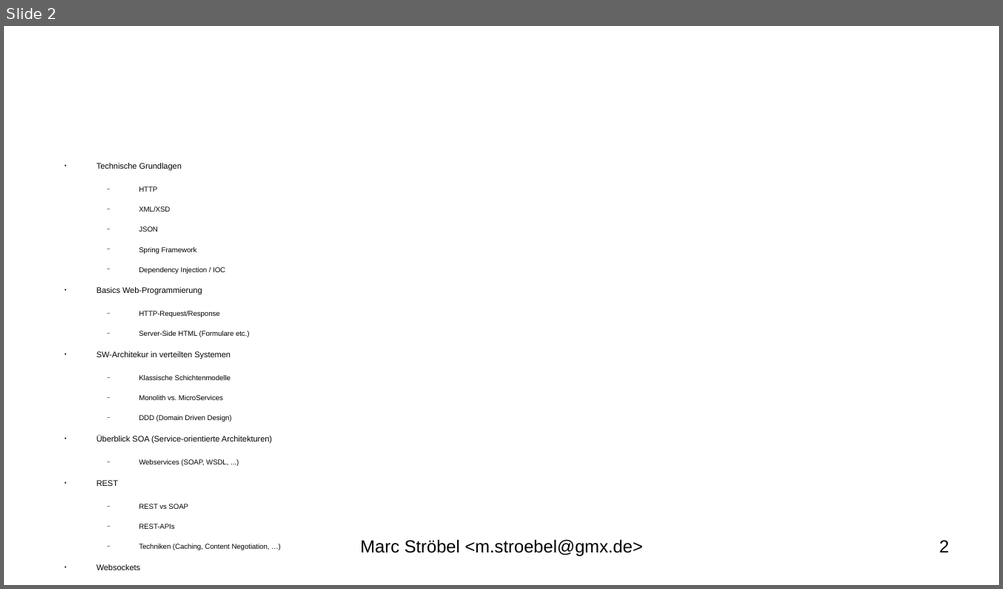
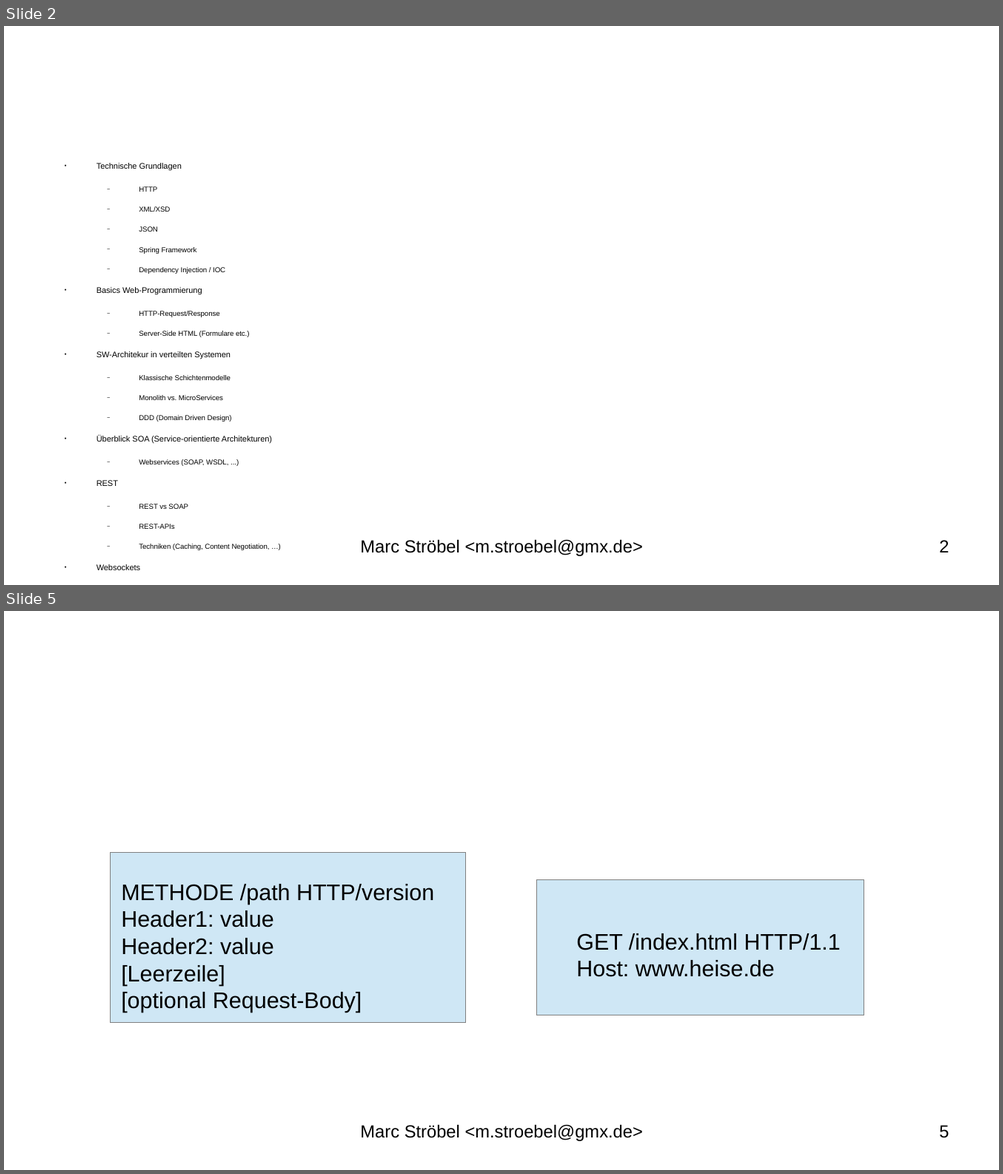
Before and after one commit to mbs99/dhbw_webeng, a slide deck: docs/skript.odp. Shown one above the other, each under a label of ours: slide 2 before the commit, slides 2 and 5 after it; the slides between them are not shown. The pictures are 1003x589 and 1003x1174 pixels, drawn with LibreOffice and Linux fonts; fonts in the diff are those of the drawing; background and template pictures are left out. Boxes give left, top, right and bottom in pixels: in the first picture for what was removed or moved away, otherwise in the second. Text is boxed around its words. In the diff, an @@ line names an element or a change of style, - is before the commit and + after.

Commit message:
start http section

```diff
--- a/docs/skript.odp
+++ b/docs/skript.odp
@@ slide 5 added at (4,611,999,1170), background #FFFFFF @@
@@ title added at (54,632,747,725), 35.7 pt, text #FFFFFF @@
+Technische Grundlagen - HTTP
@@ rectangle added at (111,853,466,1023), fill #CFE7F5, outline #808080 0 pt @@
@@ text added at (121,884,434,1013), 18 pt, text #000000 @@
+METHODE /path HTTP/version
+Header1: value
+Header2: value
+[Leerzeile]
+[optional Request-Body]
@@ rectangle added at (538,881,864,1017), fill #CFE7F5, outline #808080 0 pt @@
@@ text added at (576,934,840,977), 18 pt, text #000000 @@
+GET /index.html HTTP/1.1
+Host: www.heise.de
@@ text added at (360,1125,643,1142), 14 pt, text #000000 @@
+Marc Ströbel <m.stroebel@gmx.de>
@@ page number added at (939,1125,948,1139), 14 pt, text #000000 @@
+5
```
Also in this commit, not shown: 1 slide changed, 1 other slide added, 1 other file.
